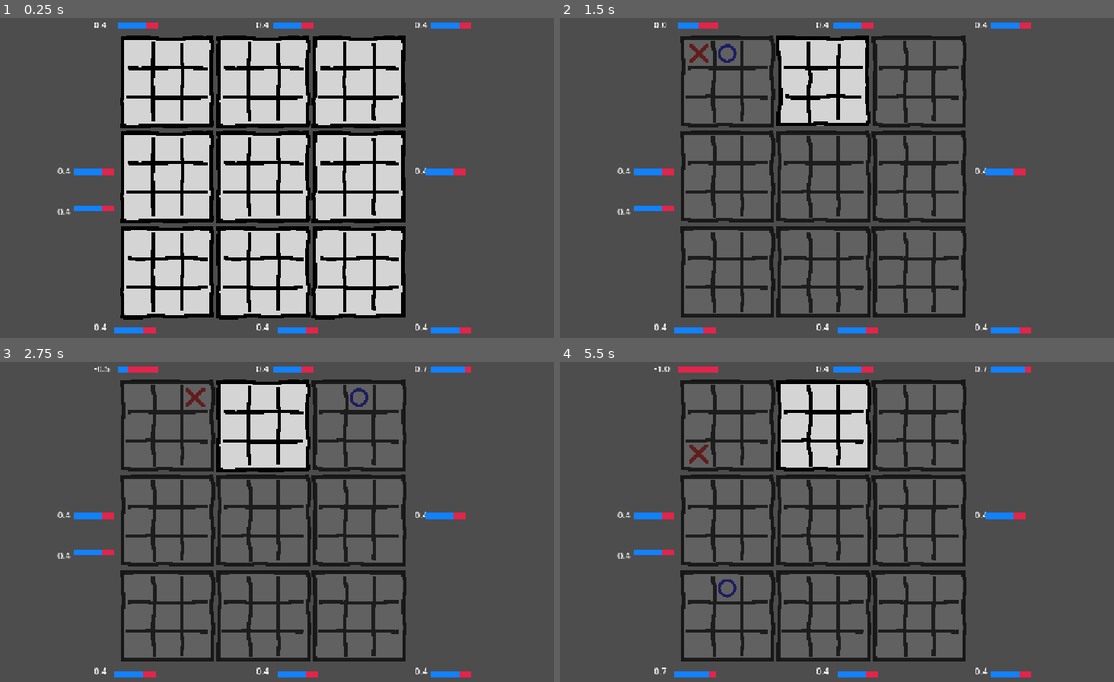
Above: before the commit, frames 1-4 (two rows, left to right).
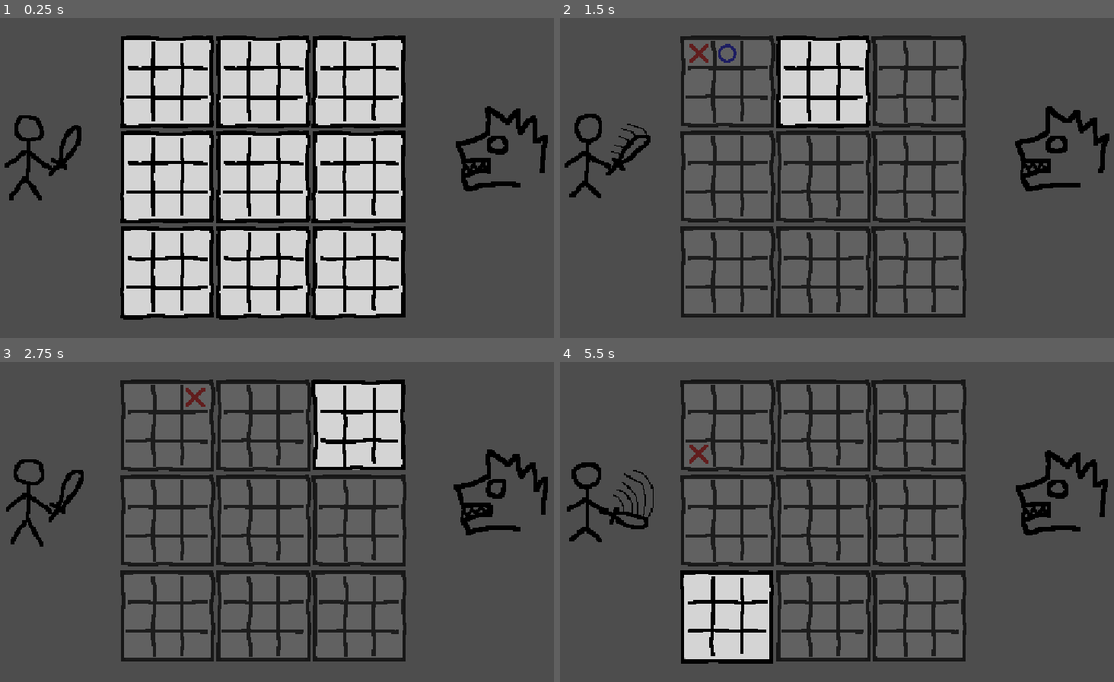
Above: after the commit, the same moments.

Repository: BecquerelBoy/MegaMorpion
Game: Godot game, scene res://Scene/Level_1.tscn
The game is run twice, just before and just after one commit, with the same random seed, the same clock (stepped at 60 frames per second) and the same inputs. This scene is started directly instead of the project's main scene.
Inputs (mouse positions are in pixels of both pictures, inside the frame that each line leads up to):
- Up to frame 1 (0.25 s): no input
- Up to frame 2 (1.5 s): tap Enter (ui_accept) at 0.5 s; drag from (698, 53) to (753, 110) at 0.52 s; drag from (726, 53) to (792, 245) at 1.27 s
- Up to frame 3 (2.75 s): move the mouse to (193, 397) at 2.02 s; hold Enter (ui_accept) from 2.03 s (still down); click (193, 397) at 2.17 s
- Up to frame 4 (5.5 s): release Enter (ui_accept) at 2.75 s; drag from (698, 426) to (853, 397) at 2.77 s; drag from (726, 426) to (853, 397) at 3.52 s; drag from (753, 426) to (731, 435) at 4.27 s; move the mouse to (698, 454) at 5.02 s; hold Enter (ui_accept) from 5.03 s (still down); click (698, 454) at 5.17 s

The runs differ from the first frame. In frame 1, 3.5% of the frame differs, in the area x 0-99%, y 1-99%; in frame 2, 4.1%; in frame 3, 12%, in the area x 1-99%, y 1-99%; in frame 4, 12%.

Commit message:
import animation + integration animation
J'ai créé les animation et je les ai importé. Les animation se joue quand le joueur et l'ia joue

Diff:
--- a/mega-morpion/Scene/GameMode2.tscn
+++ b/mega-morpion/Scene/GameMode2.tscn
@@ -3,10 +3,10 @@
 [ext_resource type="Script" uid="uid://ce6vqrsnyaw7f" path="res://Script/game_mode_2.gd" id="1_mex7t"]
 [ext_resource type="PackedScene" uid="uid://c3ohjeua6j723" path="res://Scene/GrandCase1.tscn" id="2_sur0u"]
 [ext_resource type="Script" uid="uid://ddpgif4thg860" path="res://Script/grand_case_GM2.gd" id="3_sur0u"]
-[ext_resource type="Texture2D" uid="uid://gnl8t401bjfo" path="res://Asset/Anim/You/You_anim_0001.png" id="3_xao5e"]
-[ext_resource type="Texture2D" uid="uid://ccsuelb5y18vd" path="res://Asset/Anim/You/You_anim_0002.png" id="4_lfpi6"]
-[ext_resource type="Texture2D" uid="uid://388ltc8ihnjc" path="res://Asset/Anim/Dragon/dragon_anim_0001.png" id="5_h7ivj"]
-[ext_resource type="Texture2D" uid="uid://cw4obwr2unl3x" path="res://Asset/Anim/Dragon/dragon_anim_0002.png" id="6_kjhoc"]
+[ext_resource type="Texture2D" uid="uid://gnl8t401bjfo" path="res://Asset/Anim/You/old/You_anim_0001.png" id="3_xao5e"]
+[ext_resource type="Texture2D" uid="uid://ccsuelb5y18vd" path="res://Asset/Anim/You/old/You_anim_0002.png" id="4_lfpi6"]
+[ext_resource type="Texture2D" uid="uid://388ltc8ihnjc" path="res://Asset/Anim/Dragon/idle/dragon_anim_0001.png" id="5_h7ivj"]
+[ext_resource type="Texture2D" uid="uid://cw4obwr2unl3x" path="res://Asset/Anim/Dragon/idle/dragon_anim_0002.png" id="6_kjhoc"]
 
 [sub_resource type="SpriteFrames" id="SpriteFrames_3pt4j"]
 animations = [{
--- a/mega-morpion/Scene/Level_1.tscn
+++ b/mega-morpion/Scene/Level_1.tscn
@@ -1,35 +1,110 @@
-[gd_scene load_steps=11 format=3 uid="uid://dyjx3iwwvrndi"]
+[gd_scene load_steps=22 format=3 uid="uid://dyjx3iwwvrndi"]
 
 [ext_resource type="Script" uid="uid://blkpgpfit5upc" path="res://Script/main.gd" id="1_niuqk"]
 [ext_resource type="PackedScene" uid="uid://c3ohjeua6j723" path="res://Scene/GrandCase1.tscn" id="2_ivsw0"]
-[ext_resource type="Texture2D" uid="uid://gnl8t401bjfo" path="res://Asset/Anim/You/You_anim_0001.png" id="3_xkjrg"]
-[ext_resource type="Texture2D" uid="uid://ccsuelb5y18vd" path="res://Asset/Anim/You/You_anim_0002.png" id="4_dw4y8"]
-[ext_resource type="Texture2D" uid="uid://388ltc8ihnjc" path="res://Asset/Anim/Dragon/dragon_anim_0001.png" id="5_k6g2x"]
-[ext_resource type="Texture2D" uid="uid://cw4obwr2unl3x" path="res://Asset/Anim/Dragon/dragon_anim_0002.png" id="6_6ejg6"]
+[ext_resource type="Texture2D" uid="uid://fbwhq0o62w06" path="res://Asset/Anim/You/atk/chevalier_doodle_atk.png" id="3_ivsw0"]
+[ext_resource type="Texture2D" uid="uid://dpcetpldfd3b2" path="res://Asset/Anim/You/Idle/chevalier_doodle_idle_0001.png" id="4_xkjrg"]
+[ext_resource type="Texture2D" uid="uid://hyq7w8y6he62" path="res://Asset/Anim/You/Idle/chevalier_doodle_idle_0002.png" id="5_dw4y8"]
+[ext_resource type="Texture2D" uid="uid://cru6w06n4bieo" path="res://Asset/Anim/Dragon/atk/dragon_doodle_atk.png" id="6_xkjrg"]
 [ext_resource type="Theme" uid="uid://dc8tj1ey2ejau" path="res://Ressource/ui_test_ia.tres" id="7_7x1h0"]
+[ext_resource type="Texture2D" uid="uid://dncrclldk2i5q" path="res://Asset/Anim/Dragon/idle/dragon_doodle_idle.png" id="7_ivsw0"]
+
+[sub_resource type="AtlasTexture" id="AtlasTexture_k6g2x"]
+atlas = ExtResource("3_ivsw0")
+region = Rect2(0, 0, 128, 128)
+
+[sub_resource type="AtlasTexture" id="AtlasTexture_6ejg6"]
+atlas = ExtResource("3_ivsw0")
+region = Rect2(128, 0, 128, 128)
+
+[sub_resource type="AtlasTexture" id="AtlasTexture_7x1h0"]
+atlas = ExtResource("3_ivsw0")
+region = Rect2(256, 0, 128, 128)
+
+[sub_resource type="AtlasTexture" id="AtlasTexture_n2ln4"]
+atlas = ExtResource("3_ivsw0")
+region = Rect2(384, 0, 128, 128)
 
 [sub_resource type="SpriteFrames" id="SpriteFrames_3pt4j"]
 animations = [{
 "frames": [{
 "duration": 1.0,
-"texture": ExtResource("3_xkjrg")
-}, {
-"duration": 1.0,
-"texture": ExtResource("4_dw4y8")
+"texture": SubResource("AtlasTexture_k6g2x")
+}, {
+"duration": 0.9,
+"texture": SubResource("AtlasTexture_6ejg6")
+}, {
+"duration": 0.9,
+"texture": SubResource("AtlasTexture_7x1h0")
+}, {
+"duration": 1.0,
+"texture": SubResource("AtlasTexture_n2ln4")
+}],
+"loop": false,
+"name": &"atk",
+"speed": 10.0
+}, {
+"frames": [{
+"duration": 1.0,
+"texture": ExtResource("4_xkjrg")
+}, {
+"duration": 1.0,
+"texture": ExtResource("5_dw4y8")
 }],
 "loop": true,
 "name": &"default",
 "speed": 5.0
 }]
 
+[sub_resource type="AtlasTexture" id="AtlasTexture_dw4y8"]
+atlas = ExtResource("6_xkjrg")
+region = Rect2(0, 0, 256, 128)
+
+[sub_resource type="AtlasTexture" id="AtlasTexture_segys"]
+atlas = ExtResource("6_xkjrg")
+region = Rect2(256, 0, 256, 128)
+
+[sub_resource type="AtlasTexture" id="AtlasTexture_gkm55"]
+atlas = ExtResource("6_xkjrg")
+region = Rect2(512, 0, 256, 128)
+
+[sub_resource type="AtlasTexture" id="AtlasTexture_kxr4g"]
+atlas = ExtResource("6_xkjrg")
+region = Rect2(768, 0, 256, 128)
+
+[sub_resource type="AtlasTexture" id="AtlasTexture_xkjrg"]
+atlas = ExtResource("7_ivsw0")
+region = Rect2(0, 0, 256, 128)
+
+[sub_resource type="AtlasTexture" id="AtlasTexture_kpwvu"]
+atlas = ExtResource("7_ivsw0")
+region = Rect2(256, 0, 256, 128)
+
 [sub_resource type="SpriteFrames" id="SpriteFrames_7y4ci"]
 animations = [{
 "frames": [{
 "duration": 1.0,
-"texture": ExtResource("5_k6g2x")
-}, {
-"duration": 1.0,
-"texture": ExtResource("6_6ejg6")
+"texture": SubResource("AtlasTexture_dw4y8")
+}, {
+"duration": 1.0,
+"texture": SubResource("AtlasTexture_segys")
+}, {
+"duration": 1.0,
+"texture": SubResource("AtlasTexture_gkm55")
+}, {
+"duration": 1.0,
+"texture": SubResource("AtlasTexture_kxr4g")
+}],
+"loop": false,
+"name": &"atk",
+"speed": 10.0
+}, {
+"frames": [{
+"duration": 1.0,
+"texture": SubResource("AtlasTexture_xkjrg")
+}, {
+"duration": 1.0,
+"texture": SubResource("AtlasTexture_kpwvu")
 }],
 "loop": true,
 "name": &"default",
@@ -86,18 +161,18 @@
 [node name="Characters" type="Node2D" parent="."]
 
 [node name="You" type="AnimatedSprite2D" parent="Characters"]
-visible = false
-position = Vector2(-385.00003, 1)
+position = Vector2(-432, -23)
 scale = Vector2(2.296875, 2.296875)
 sprite_frames = SubResource("SpriteFrames_3pt4j")
-frame_progress = 0.07075794
+animation = &"atk"
 
 [node name="dragon" type="AnimatedSprite2D" parent="Characters"]
-visible = false
-position = Vector2(466, -74.999985)
-scale = Vector2(1.4609375, 1.4609375)
+position = Vector2(371.00003, -54)
+scale = Vector2(1.6445314, 1.6445314)
 sprite_frames = SubResource("SpriteFrames_7y4ci")
-frame_progress = 0.19913895
+animation = &"atk"
+frame = 3
+frame_progress = 1.0
 
 [node name="WinLabel" type="Label" parent="."]
 offset_left = -168.0
@@ -109,6 +184,7 @@
 metadata/_edit_use_anchors_ = true
 
 [node name="ScoreLabel" type="Node2D" parent="."]
+visible = false
 
 [node name="GrandeCase1Score" type="Label" parent="ScoreLabel"]
 offset_left = -320.0
@@ -172,6 +248,7 @@
 text = "9"
 
 [node name="ScoreBar" type="Node2D" parent="."]
+visible = false
 
 [node name="GrandeCase1Bar" type="ProgressBar" parent="ScoreBar"]
 offset_left = -276.0
--- a/mega-morpion/Script/grand_case_1.gd
+++ b/mega-morpion/Script/grand_case_1.gd
@@ -20,6 +20,7 @@
 var grande_case_number = 0  # Numéro de cette grande case (1-9)
 var preview_symbol = null  # Symbole de prévisualisation
 var current_hovered_case = null  # Case actuellement survolée
+var symbol_won_scale = 5 # taille du symbole d'une case gagné
 
 func _ready():
 	# Déterminer le numéro de cette grande case
@@ -244,7 +245,7 @@
 		victory_symbol = blue_circle.duplicate()
 
 	# Agrandir le symbole
-	victory_symbol.scale = Vector2(3, 3)
+	victory_symbol.scale = Vector2(symbol_won_scale, symbol_won_scale)
 	victory_symbol.visible = true
 	victory_symbol.position = Vector2.ZERO
 
--- a/mega-morpion/Script/main.gd
+++ b/mega-morpion/Script/main.gd
@@ -17,8 +17,15 @@
 func _ready():
 	# Cacher le label de victoire au début
 	win_label.visible = false
+
+	# Démarrer les animations par défaut
 	you.play("default")
 	dragon.play("default")
+
+	# Connecter les signaux de fin d'animation
+	you.animation_finished.connect(_on_you_animation_finished)
+	dragon.animation_finished.connect(_on_dragon_animation_finished)
+
 	# Récupérer toutes les grandes cases
 	for i in range(1, 10):
 		var grande_case = get_node("GrandeGrille/GrandeCase" + str(i))
@@ -36,7 +43,20 @@
 func _process(_delta):
 	GridEvaluator.update_all_scores(self)
 
-func _on_case_jouee(_grande_case_num, petite_case_num):
+func _on_you_animation_finished():
+	# Revenir à l'animation par défaut après l'attaque
+	if you.animation == "atk":
+		you.play("default")
+
+func _on_dragon_animation_finished():
+	# Revenir à l'animation par défaut après l'attaque
+	if dragon.animation == "atk":
+		dragon.play("default")
+
+func _on_case_jouee(grande_case_num, petite_case_num):
+	# Jouer l'animation d'attaque du joueur
+	you.play("atk")
+
 	if game_over:
 		return
 
@@ -159,6 +179,10 @@
 	# Cacher le label de victoire
 	win_label.visible = false
 
+	# Réinitialiser les animations
+	you.play("default")
+	dragon.play("default")
+
 	for i in range(1, 10):
 		grande_case_states[i] = null
 		grandes_cases[i - 1].reset_grid()
@@ -197,7 +221,12 @@
 	# Jouer le meilleur coup trouvé (si un existe)
 	if best_grande != null and best_petite != null:
 		var chosen_case = grandes_cases[best_grande - 1]
-		await get_tree().create_timer(0.25).timeout
+		await get_tree().create_timer(0.5).timeout
+
+		# Jouer l'animation d'attaque du dragon
+		dragon.play("atk")
+
+		await get_tree().create_timer(0.5).timeout
 
 		# Placer le symbole SANS passer par le signal
 		chosen_case.place_symbol_forced(best_petite, "circle")
@@ -241,7 +270,7 @@
 		base_score += 10.0  # Gagner une grande case est excellent
 
 	# 2. Évaluer si ce coup bloque une victoire adverse
-	var _sim_cross = GameState.big_grid_state[ia_big]["cross"]
+	var sim_cross = GameState.big_grid_state[ia_big]["cross"]
 	if check_would_win(ia_big, ia_small, "cross"):
 		base_score += 5.0  # Bloquer une victoire est important
 
Binary file added: mega-morpion/Asset/Anim/Dragon/atk/dragon_doodle_atk.png
Not shown, changed: mega-morpion/Asset/Anim/Dragon/atk/dragon_doodle_atk.png.import
Renamed: mega-morpion/Asset/Anim/Dragon/dragon_anim_0001.png -> mega-morpion/Asset/Anim/Dragon/idle/dragon_anim_0001.png
Not shown, changed: mega-morpion/Asset/Anim/Dragon/idle/dragon_anim_0001.png.import
Renamed: mega-morpion/Asset/Anim/Dragon/dragon_anim_0002.png -> mega-morpion/Asset/Anim/Dragon/idle/dragon_anim_0002.png
Not shown, added: mega-morpion/Asset/Anim/Dragon/idle/dragon_anim_0002.png.import
Binary file added: mega-morpion/Asset/Anim/Dragon/idle/dragon_doodle_idle.png
Not shown, changed: mega-morpion/Asset/Anim/Dragon/idle/dragon_doodle_idle.png.import
Binary file added: mega-morpion/Asset/Anim/You/Idle/chevalier_doodle_idle_0001.png
Not shown, added: mega-morpion/Asset/Anim/You/Idle/chevalier_doodle_idle_0001.png.import
Binary file added: mega-morpion/Asset/Anim/You/Idle/chevalier_doodle_idle_0002.png
Not shown, added: mega-morpion/Asset/Anim/You/Idle/chevalier_doodle_idle_0002.png.import
(and 6 more such lines)
